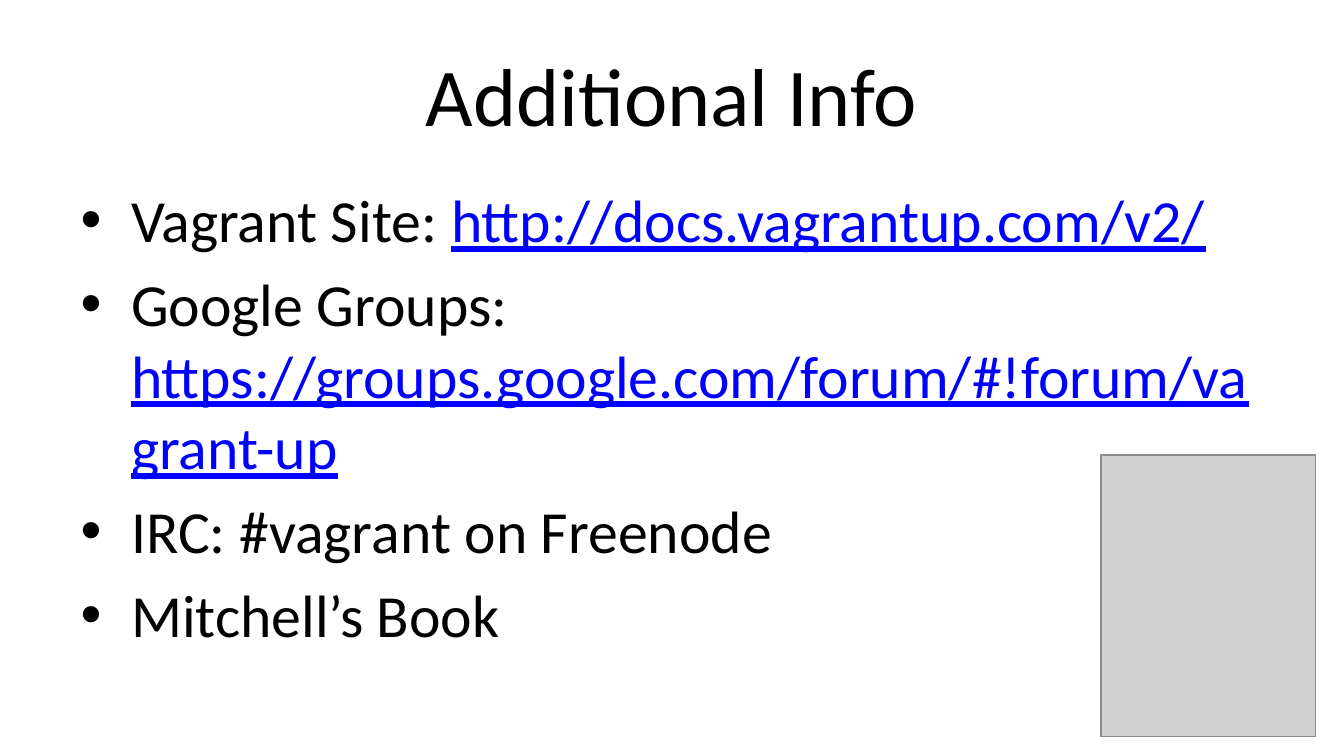
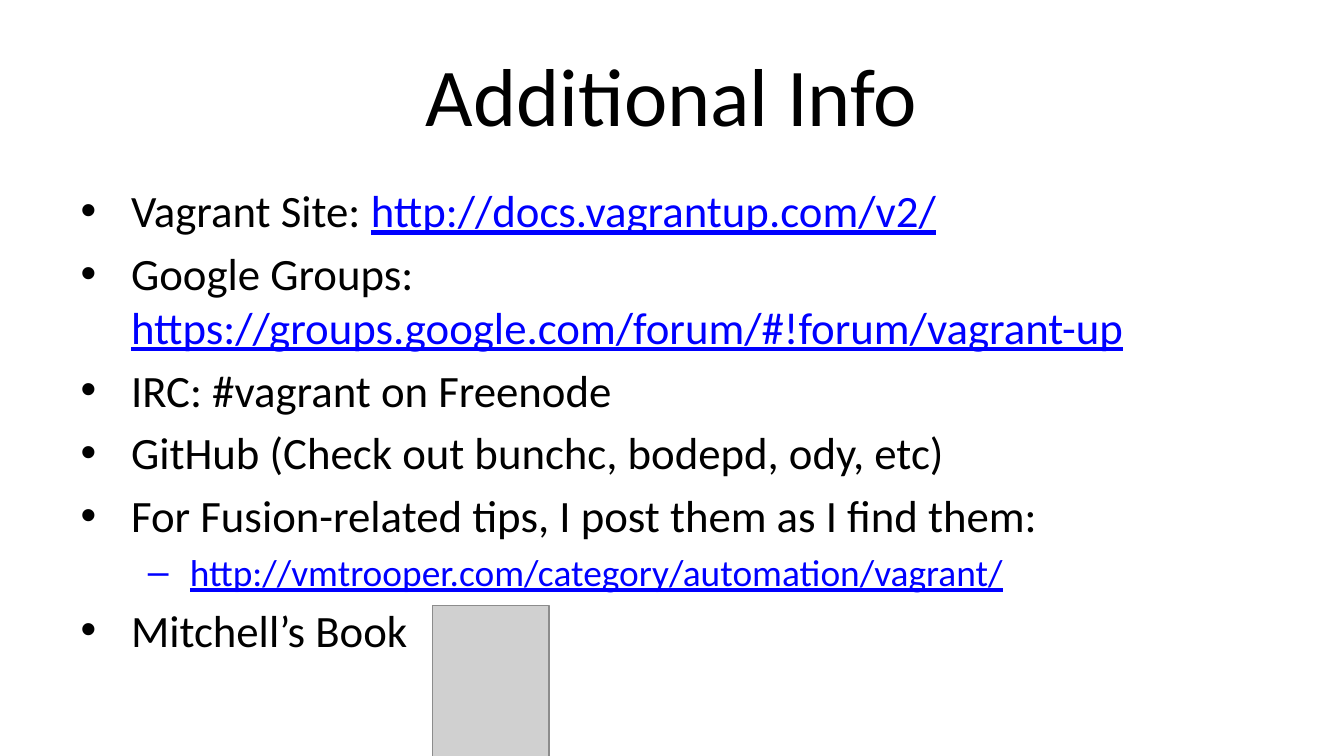
Before and after one commit to VMTrooper/VagrantBrownBag, a slide deck: slide 15 of Vagrant.pptx (slide 10 before the commit). Drawn at 1344x756 pixels with LibreOffice and Linux fonts; fonts in the diff are those of the drawing; grey boxes stand for pictures. Boxes give left, top, right and bottom in pixels: in the first picture for what was removed or moved away, otherwise in the second. Text is boxed around its words. In the diff, an @@ line names an element or a change of style, - is before the commit and + after.

```diff
--- a/Vagrant.pptx
+++ b/Vagrant.pptx
@@ text at (x1=131, y1=196, x2=1123, y2=648): size 32 to 24 pt in "Vagrant Site: http://docs.vagrantup.com/v2/", "Google Groups: https://groups.google.com/forum/#!forum/vagra ...", "IRC: #vagrant on Freenode", "Mitchell’s Book"; less space between paragraphs @@
@@ text at (x1=131, y1=436, x2=1037, y2=593): paragraphs added @@
+• GitHub (Check out bunchc, bodepd, ody, etc)
+• For Fusion-related tips, I post them as I find them:
+  – http://vmtrooper.com/category/automation/vagrant/
@@ picture resized from (x1=1101, y1=454, x2=1316, y2=737) to (x1=433, y1=606, x2=550, y2=756) @@
```
Also in this commit, not shown: 6 other slides changed, 6 slides added, 1 slide removed, 6 other files.
